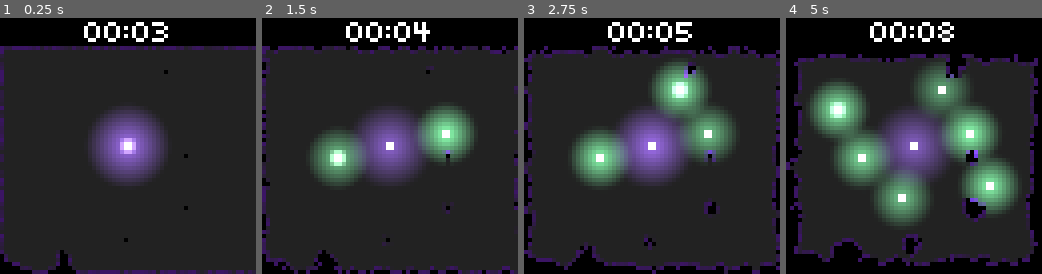
Above: before the commit, frames 1-4 (left to right).
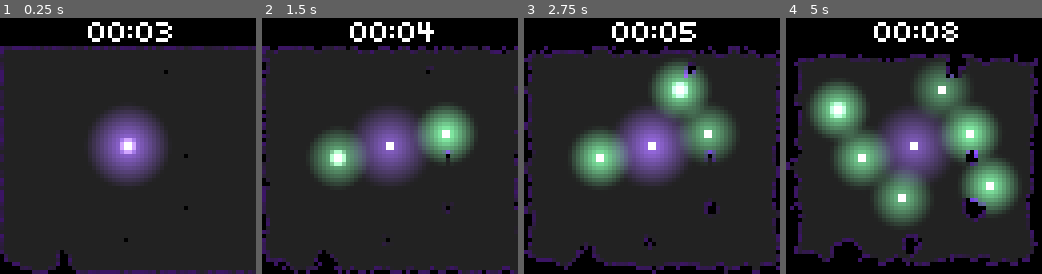
Above: after the commit, the same moments.

Repository: IceTyp/Voidvasion
Game: Godot game, scene res://src/map.tscn
Two runs of this game, one before a commit and one after it. Both use one fixed random seed, a clock stepped at 60 frames per second and the inputs below.
Inputs (mouse positions are in pixels of both pictures, inside the frame that each line leads up to):
- Up to frame 1 (0.25 s): no input
- Up to frame 2 (1.5 s): move the mouse to (446, 133) at 0.52 s; click (446, 133) at 0.67 s; move the mouse to (338, 158) at 1.27 s; click (338, 158) at 1.42 s
- Up to frame 3 (2.75 s): move the mouse to (677, 89) at 2.02 s; click (677, 89) at 2.17 s
- Up to frame 4 (5 s): move the mouse to (901, 197) at 2.77 s; click (901, 197) at 2.92 s; move the mouse to (990, 184) at 3.52 s; click (990, 184) at 3.67 s; move the mouse to (837, 107) at 4.27 s; click (837, 107) at 4.42 s

The runs differ from the first frame. In frame 1, 1.5% of the frame differs, in the area x 32-68%, y 1-10%; in frame 2, 1.6%; in frame 3, 1.5%; in frame 4, 1.6%.

Commit message:
center timer

Diff:
--- a/godot/src/user_interface/game_menu.tscn
+++ b/godot/src/user_interface/game_menu.tscn
@@ -31,7 +31,6 @@
 anchors_preset = 5
 anchor_left = 0.5
 anchor_right = 0.5
-offset_left = -13.0
-offset_right = 13.0
-offset_bottom = 23.0
+offset_left = -11.0
+offset_right = 11.0
 text = "31:25"
